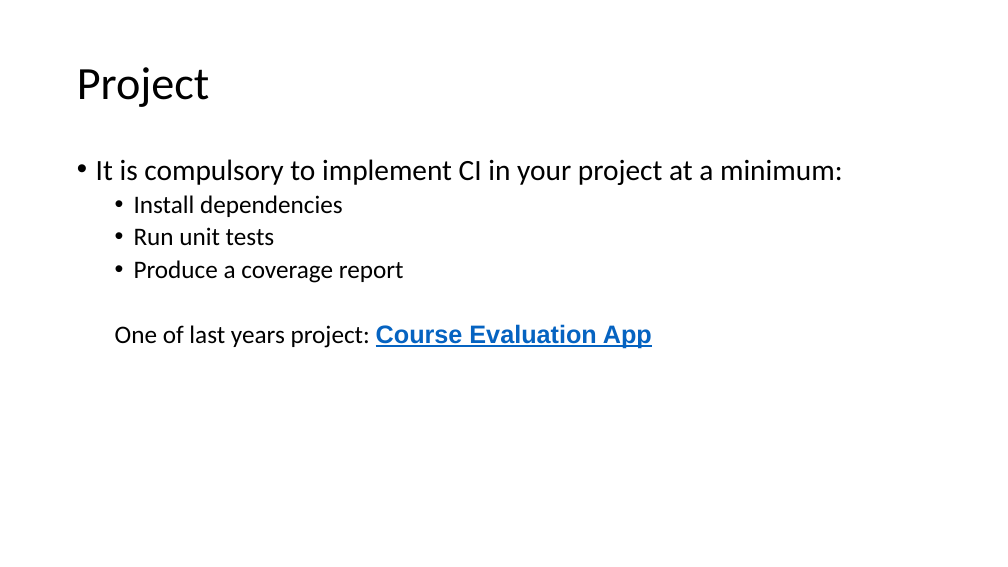
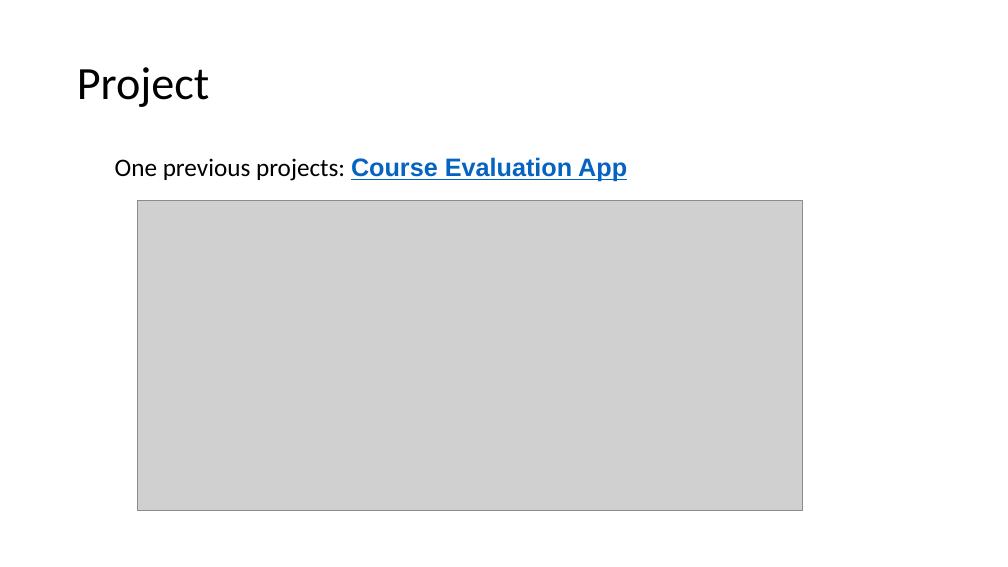
Before and after one commit to johnxu21/johnxu21.github.io, a slide deck: slide 29 of teaching/CS472/Timetable/CI-CD.pptx. Drawn at 1008x567 pixels with LibreOffice and Linux fonts; fonts in the diff are those of the drawing; grey boxes stand for pictures. Boxes give left, top, right and bottom in pixels: in the first picture for what was removed or moved away, otherwise in the second. Text is boxed around its words. In the diff, an @@ line names an element or a change of style, - is before the commit and + after.

Commit message:
tt

```diff
--- a/teaching/CS472/Timetable/CI-CD.pptx
+++ b/teaching/CS472/Timetable/CI-CD.pptx
@@ text at [115, 157, 627, 182]: text changed @@
-• It is compulsory to implement CI in your project at a minimum:
-  • Install dependencies
-  • Run unit tests
-  • Produce a coverage report
-  One of last years project: Course Evaluation App
+  One previous projects: Course Evaluation App
@@ picture added at [137, 201, 802, 511] @@
```
Also in this commit, not shown: 1 other slide changed.
